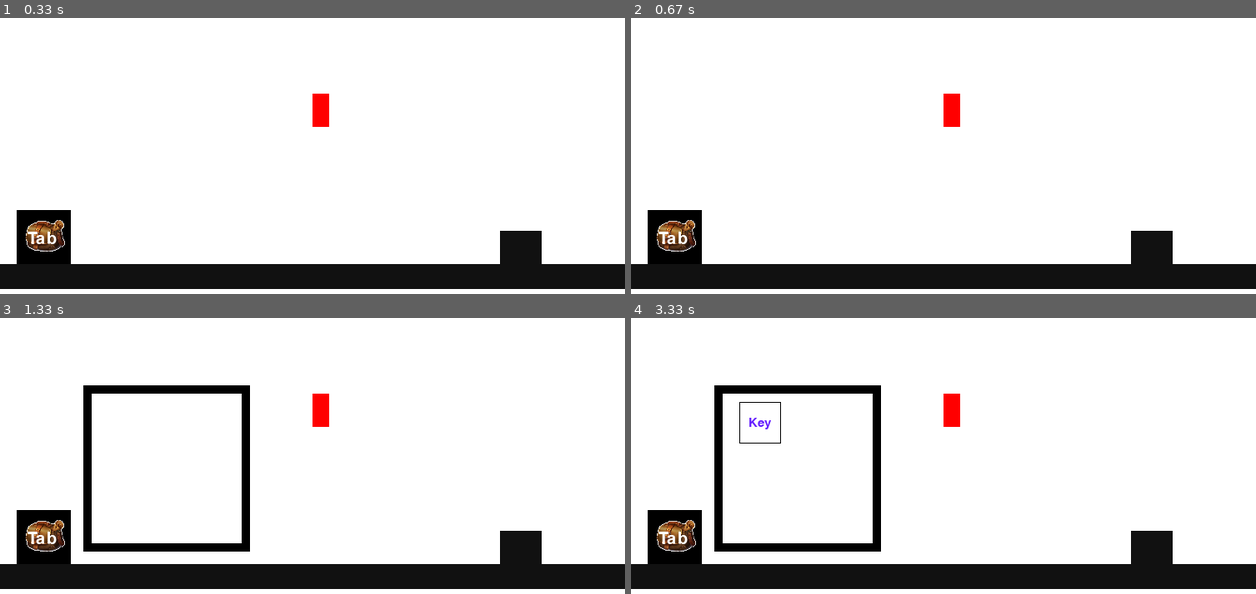
Above: before the commit, frames 1-4 (two rows, left to right).
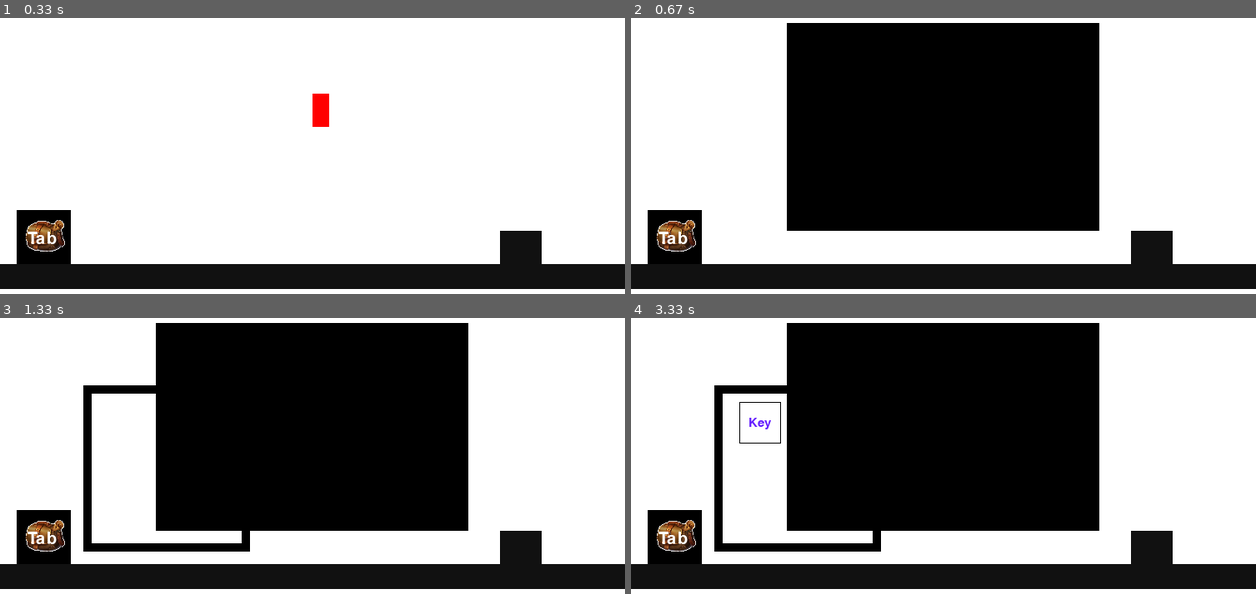
Above: after the commit, the same moments.

Repository: Somadevv/Pygame-Thief
Game: pygame game, started from game.py
Same seed, same stepped clock (60 frames per second), same inputs: the game is played once before the commit and once after it.
Inputs:
- Up to frame 1 (0.33 s): no input
- Up to frame 2 (0.67 s): hold G from 0.33 s (still down); hold D from 0.33 s (still down)
- Up to frame 3 (1.33 s): release G at 0.8 s; release D at 0.8 s; hold Tab 0.83-1.3 s; hold D 0.83-1.3 s
- Up to frame 4 (3.33 s): tap 1 at 1.33 s; tap G at 1.67 s; hold G from 3 s (still down); hold A from 3 s (still down)

Frame 1 is identical in both runs. In frame 2, 38% of the frame differs, in the area x 24-75%, y 1-78%; in frame 3, 37%; in frame 4, 37%.

Commit message:
added shophandler

Diff:
--- a/Controller/controller.py
+++ b/Controller/controller.py
@@ -1,14 +1,16 @@
 import pygame
 import sys
-import Player.Inventory.inventory
+import Player.inventory
+import Handlers.shophandler
 
 
 class Controller():
 
     def __init__(self, surface):
         self.surface = surface
-        self.playerInventory = Player.Inventory.inventory.Inventory(
+        self.playerInventory = Player.inventory.Inventory(
             self.surface)
+        self.shop = Handlers.shophandler.Shop(self.surface)
 
     def GameControls(self, player):
         test = pygame.event.get()
@@ -20,12 +22,9 @@
                 # Movement
                 if event.key == pygame.K_1:
                     self.playerInventory.add_item(1)
-                if event.key == pygame.K_2:
-                    self.playerInventory.add_item(2)
-                if event.key == pygame.K_3:
                     self.playerInventory.delete_item(2)
-                if event.key == pygame.K_4:
-                    self.playerInventory.delete_item(1)
+                if event.key == pygame.K_g:
+                    self.shop.toggleOpen = not self.shop.toggleOpen
                 if event.key == pygame.K_a:
                     player.LEFT_KEY = True
                 elif event.key == pygame.K_d:
@@ -36,7 +35,6 @@
                     pygame.quit()
                     sys.exit()
             if event.type == pygame.KEYUP:
-
                 if event.key == pygame.K_a:
                     player.LEFT_KEY = False
                 elif event.key == pygame.K_d:
--- /dev/null
+++ b/Handlers/shophandler.py
@@ -0,0 +1,41 @@
+import pygame
+
+
+class Shop:
+    _instance = None
+
+    def __new__(cls, *args, **kwargs):
+        if cls._instance is None:
+            cls._instance = super().__new__(cls)
+        return cls._instance
+
+    def __init__(self, surface):
+        self.surface = surface
+        self.toggleOpen = False
+
+    def open(self):
+        self.toggleOpen = True
+        containerWidth = 750 / 2
+        containerHeight = 500 / 2
+        containerX = (750 / 2) - containerWidth / 2
+        containerY = (500 / 2) - containerHeight / 2
+        containerColor = (0, 0, 0)
+
+        pygame.draw.rect(self.surface, containerColor, pygame.Rect(containerX, containerY,
+                                                                   containerWidth, containerHeight))
+
+    def close(self):
+        self.toggleOpen = False
+
+    def buy(self, itemId):
+        pass
+
+    def sell(self, itemId):
+        pass
+
+    def initialize(self):
+
+        if self.toggleOpen:
+            self.open()
+        else:
+            self.close()
--- a/Npc/Enemy/monster.py
+++ /dev/null
@@ -1,2 +0,0 @@
-class Monster():
-  pass
--- a/Npc/Friendly/Shop/shopkeeper.py
+++ /dev/null
@@ -1,2 +0,0 @@
-class ShopKeeper():
-  pass
--- a/Player/Inventory/inventory.py
+++ b/Player/inventory.py
@@ -22,16 +22,8 @@
         self.toggleInventory = False
         self.surface = surface
 
-    def initialize(self):
-        self.draw_bag_to_window()
-
-        if self.toggleInventory:
-            self.open_inventory()
-        else:
-            self.close_inventory()
-
-    def get_inventory(self):
-        print("Loading Inventory...")
+    def load(self):
+        print("Loaded player inventory...")
 
         self.containerX = 100
         self.containerY = 200
@@ -42,10 +34,10 @@
         self.innerContainer = pygame.Rect(
             self.containerX + 10, self.containerY + 10, 180, 180)
         #  CLOSE
-        self.close = pygame.Rect(self.containerX, self.containerY, 0, 0)
+        self.closeContainer = pygame.Rect(
+            self.containerX, self.containerY, 0, 0)
 
-    def update_inventory_items(self):
-
+    def update(self):
         origin = pygame.Rect(
             150, self.containerY + 20, 20, 20)
         if self.INVENTORY:
@@ -63,26 +55,22 @@
                     xPos, yPos, width, height), 1)
                 DrawText(self.surface, self.INVENTORY[item]["name"], textSize, textColor,
                          xPos + width / 2, yPos + height / 2)
-        else:
-            print("Inventory is empty")
 
-    def open_inventory(self):
+    def open(self):
         pygame.draw.rect(self.surface, (0, 0, 0), self.container)
         pygame.draw.rect(self.surface, (255, 255, 255), self.innerContainer)
-        self.update_inventory_items()
+        self.update()
 
-    def close_inventory(self):
-        pygame.draw.rect(self.surface, (0, 0, 0), self.close)
+    def close(self):
+        pygame.draw.rect(self.surface, (0, 0, 0), self.closeContainer)
 
     def add_item(self, itemId):
 
         itemId = str(itemId)
         if itemId in data:
             if itemId not in self.INVENTORY:
-                print(self.INVENTORY)
                 self.INVENTORY[itemId] = {
                     "name": data[itemId]["name"], "price": data[itemId]["price"]}
-                print("Added")
             else:
                 print("Item already in inventory")
         else:
@@ -95,8 +83,6 @@
             print("No item found with that ID")
         else:
             self.INVENTORY.pop(itemId)
-            print(itemId)
-            print(self.INVENTORY)
 
     def pick_up_item(self, item):
         if item in self.INVENTORY:
@@ -114,3 +100,11 @@
         self.surface.blit(image, (BAG_XPOS, BAG_YPOS))
         DrawText(self.surface, "Tab", TEXT_SIZE, (255, 255, 255),
                  50, 385)
+
+    def initialize(self):
+        self.draw_bag_to_window()
+
+        if self.toggleInventory:
+            self.open()
+        else:
+            self.close()
--- a/game.py
+++ b/game.py
@@ -4,7 +4,8 @@
 import Player.player as player
 import World.world as World
 import Controller.controller
-import Player.Inventory.inventory
+import Player.inventory
+import Handlers.shophandler
 
 # Initialise pygame
 pygame.init()
@@ -30,11 +31,11 @@
 worldData = Test_Level.Test_Level()
 userControls = Controller.controller.Controller(GAME_WINDOW)
 worldGeneration = World.World
-
-playerInventory = Player.Inventory.inventory.Inventory(GAME_WINDOW)
+inventory = Player.inventory.Inventory(GAME_WINDOW)
+shopHandler = Handlers.shophandler.Shop(GAME_WINDOW)
 
 # Get Player Inventory on load
-playerInventory.get_inventory()
+inventory.load()
 
 
 # Player Position on Load
@@ -62,6 +63,9 @@
     playerInstance.draw(CANVAS)
 
     # Draw Player inventory
-    playerInventory.initialize()
+    inventory.initialize()
+
+    # Draw Player inventory
+    shopHandler.initialize()
 
     pygame.display.update()
Renamed: Events/eventhandler.py -> Handlers/eventhandler.py
